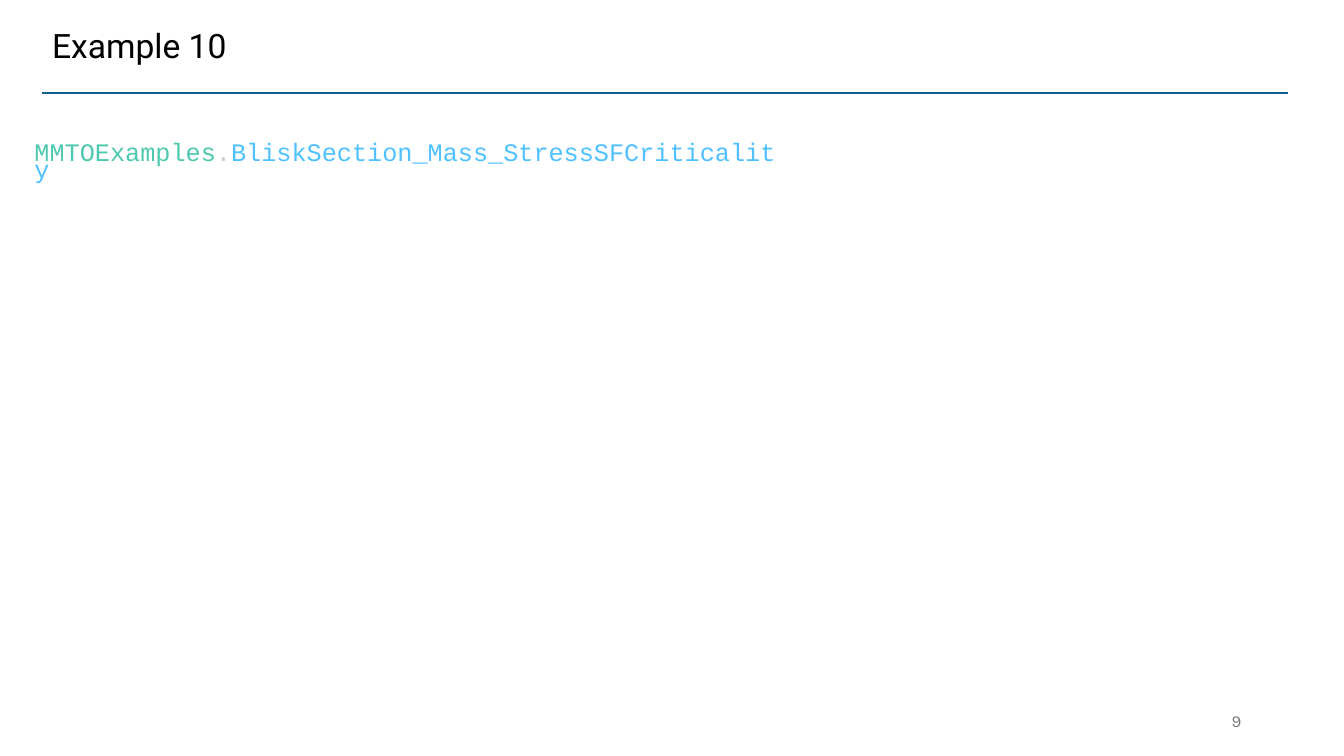
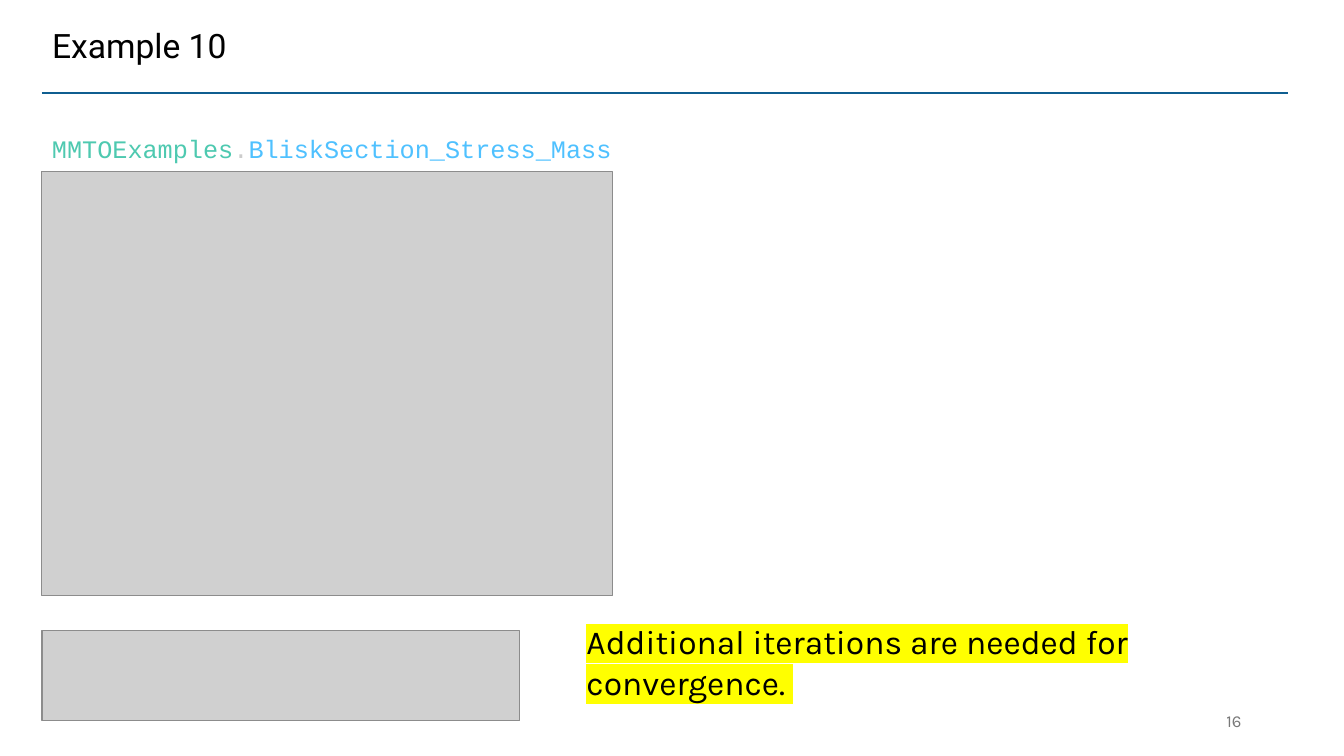
Before and after one commit to UW-ERSL/METALS, a slide deck: slide 16 of Slides/MMTOResults.pptx (slide 9 before the commit). Drawn at 1344x756 pixels with LibreOffice and Linux fonts; fonts in the diff are those of the drawing; grey boxes stand for pictures. Boxes give left, top, right and bottom in pixels: in the first picture for what was removed or moved away, otherwise in the second. Text is boxed around its words. In the diff, an @@ line names an element or a change of style, - is before the commit and + after.

Commit message:
Testing various examples

```diff
--- a/Slides/MMTOResults.pptx
+++ b/Slides/MMTOResults.pptx
@@ text at <box>52,140,612,164</box>: text changed @@
-MMTOExamples.BliskSection_Mass_StressSFCriticality
+MMTOExamples.BliskSection_Stress_Mass
@@ picture added at <box>42,171,613,595</box> @@
@@ picture added at <box>42,631,520,721</box> @@
@@ text added at <box>586,631,1128,703</box>, 24 pt, text #000000 @@
+Additional iterations are needed for convergence.
@@ page number at <box>1226,716,1241,727</box>: text changed @@
-9
+16
```
Also in this commit, not shown: 7 other slides changed, 8 slides added, 1 slide removed, 27 other files.
